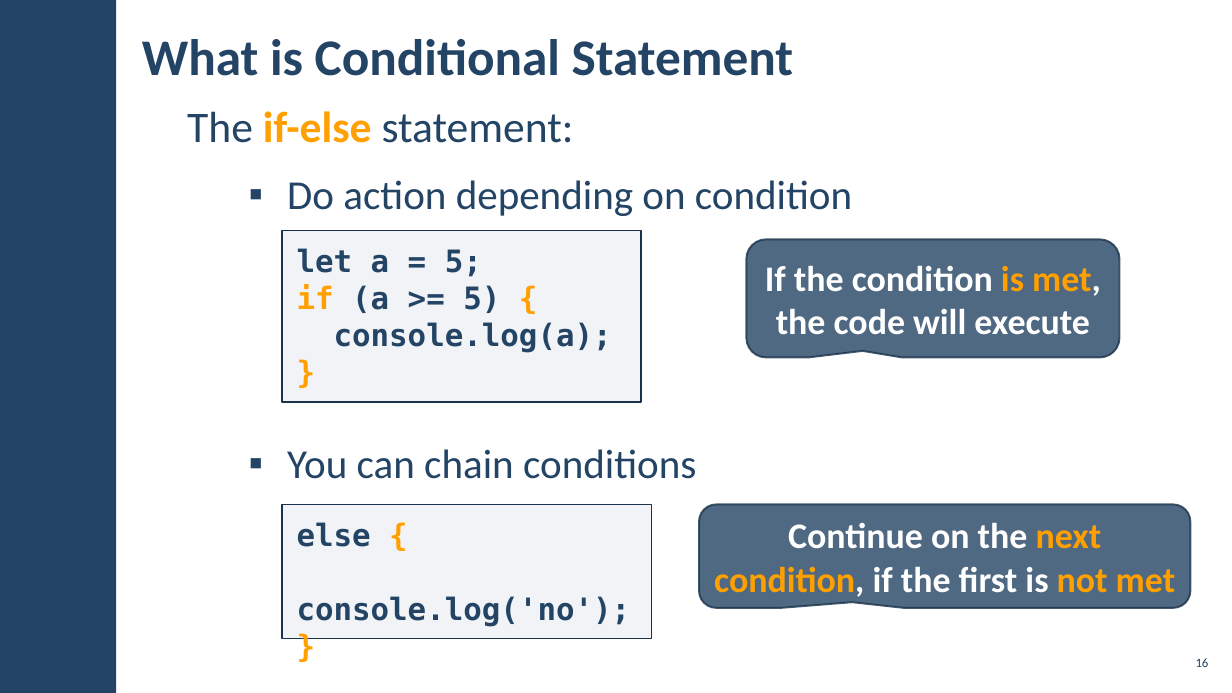
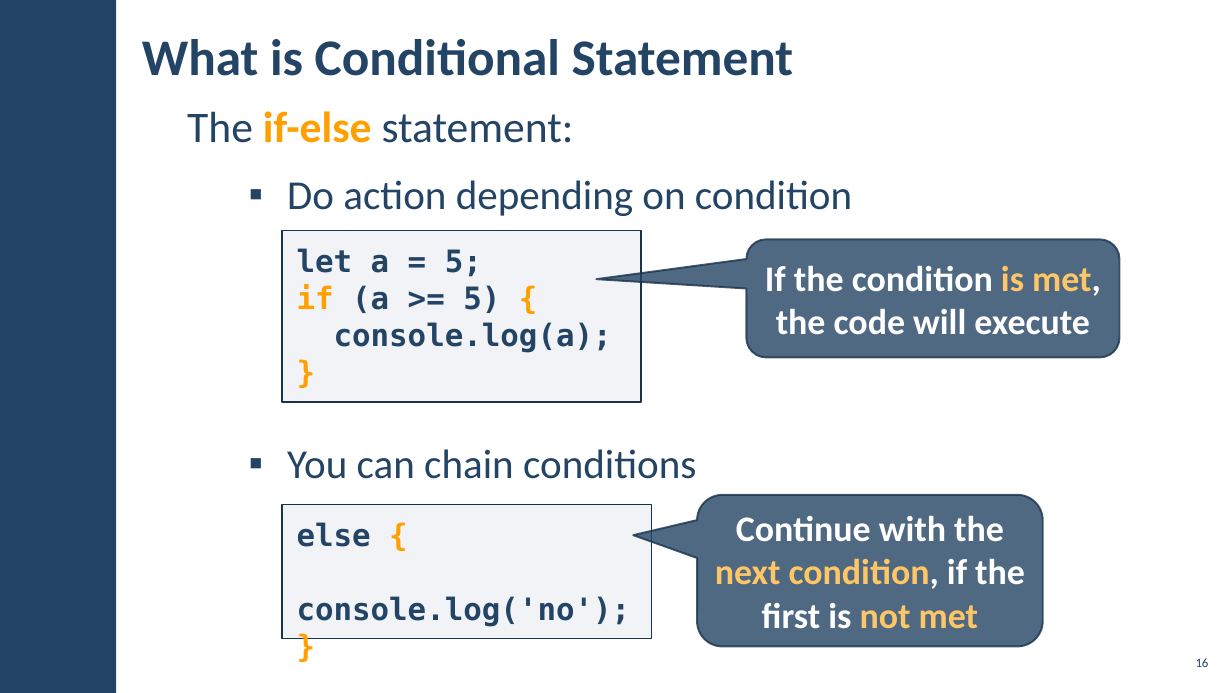
Before and after one commit to SoftUni/SoftUni-Course-Converter, a slide deck: slide 16 of Sample-Docs/test2.pptx. Drawn at 1232x693 pixels with LibreOffice and Linux fonts; fonts in the diff are those of the drawing; background and template pictures are left out. Boxes give left, top, right and bottom in pixels: in the first picture for what was removed or moved away, otherwise in the second. Text is boxed around its words. In the diff, an @@ line names an element or a change of style, - is before the commit and + after.

```diff
--- a/Sample-Docs/test2.pptx
+++ b/Sample-Docs/test2.pptx
@@ rounded speech box "If the condition is met, ..." at (747, 239, 1120, 358): text colour #FFA000 to #FFC666 in "is met,"; proportions changed @@
@@ rounded speech box "Continue with the next condition, ...": place and size @@
-rounded speech box "Continue with the next condition, ..." at (700, 505, 1191, 608)
+rounded speech box "Continue with the next condition, ..." at (697, 495, 1043, 647)
@@ rounded speech box "Continue with the next condition, ..." at (697, 495, 1043, 647): proportions changed @@
@@ text in rounded speech box at (715, 516, 1025, 629): text changed @@
-Continue on the next condition, if the first is not met
+Continue with the next condition, if the first is not met
```
Also in this commit, not shown: 5 other slides changed, 1 other file.
